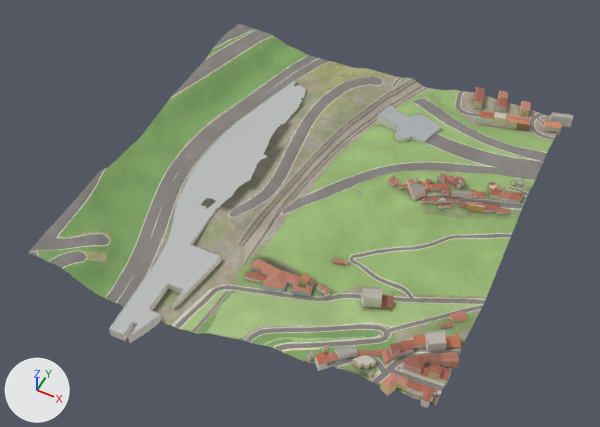
Two versions of the glTF model public/tiles/oeste/t_5_4.glb, one commit apart.
Both versions are drawn from a camera (50 mm lens) standing at (-2615.0, 176.0, 795.0) and looking at (-2922.0, 789.0, 29.0). Arrows for +X, +Y and +Z are at lower left; the lights stay in place. The older version comes first. Where no turn or scale is listed for an object, it has been applied to the vertices. Vertices at exactly the same position are counted once.

Objects in the first picture: 'buildings', 'terrain'.
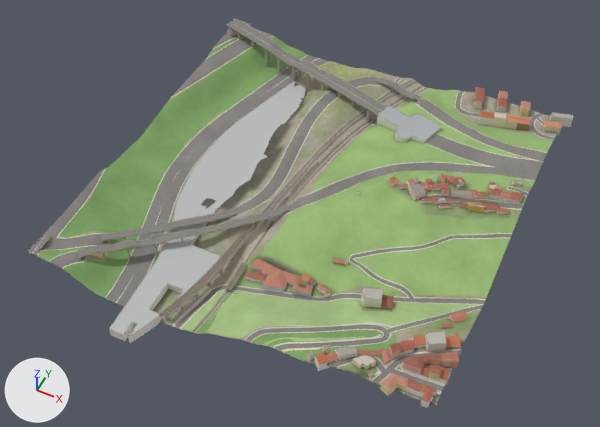
Where the newer file only moved an object's origin or applied its transform, the numbers keep the older frame.

What differs and where, as boxes [x1, y1, x2, y2] in the pictures (600 x 427 px):
```json
{"object": "buildings", "change": "reshaped", "before": [109, 81, 573, 408], "after": [27, 18, 573, 408], "on screen": "18% wider, 19% taller"}
{"part": 1, "of": "me_buildings", "change": "added", "after": [27, 161, 320, 323]}
{"part": 2, "of": "me_buildings", "change": "added", "after": [226, 18, 426, 123]}
{"part": 3, "of": "me_buildings", "change": "edited", "before": [109, 81, 573, 408], "after": [109, 81, 573, 408], "on screen": "looks the same"}
```

The change, as JSON lines over the scene's bpy script:
```json
{"block": "me_buildings", "where": "# used by ob_buildings; location = (-2873.0, 819.0, 55.0)"}
{"op": "remove", "block": "me_buildings", "code": "me_buildings.from_pydata(...)  # 3689 vertices, 4418 faces; spans x -211.0..211.0, y -274.0..274.0, z -42.0..42.0"}
{"op": "add", "block": "me_buildings", "code": "me_buildings.from_pydata(...)  # 8652 vertices, 11848 faces; spans x -305.0..211.0, y -274.0..274.0, z -42.0..42.0"}
{"block": "me_buildings", "change": "me_buildings part 1: 2994 vertices added at x -305.0..-57.0, y -238.0..60.0, z -41.0..-10.0"}
{"block": "me_buildings", "change": "me_buildings part 2: 2066 vertices added at x -305.0..49.0, y 131.0..266.0, z -35.0..5.0"}
{"block": "me_buildings", "change": "me_buildings part 3: 4281 kept faces spanning x -211.0..211.0, y -274.0..274.0, z -42.0..42.0 get new vertex colours"}
{"block": "me_buildings", "change": "other edits to the shape of me_buildings do not show in these pictures"}
```
